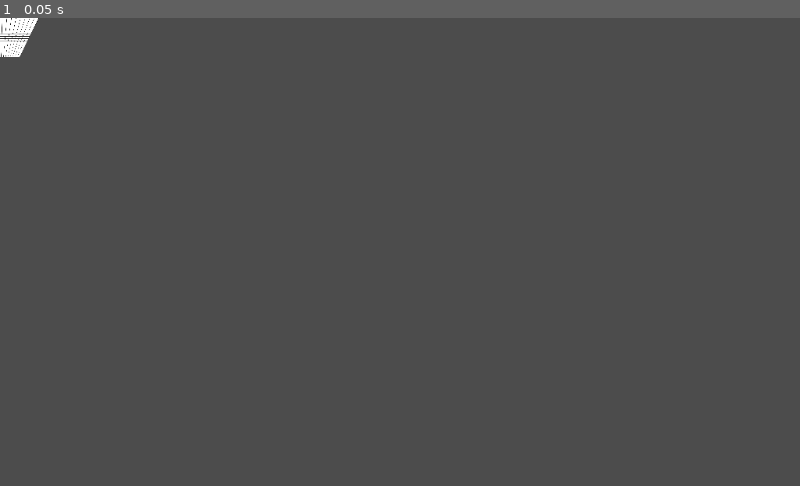
Above: before the commit, frame 1.
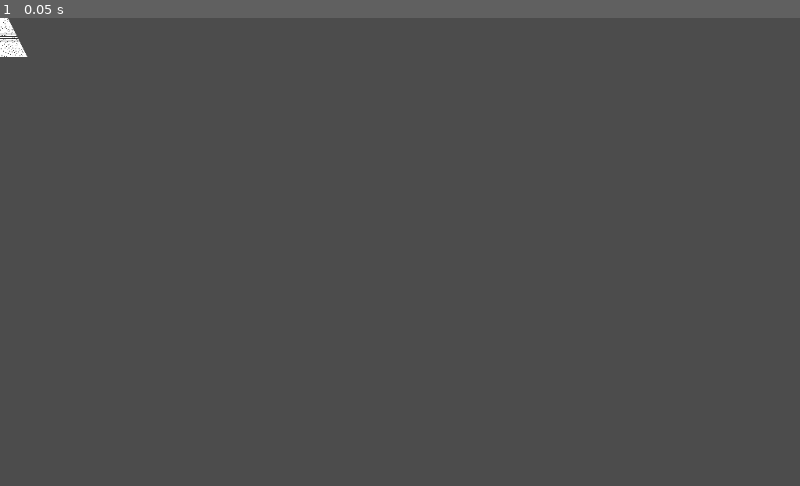
Above: after the commit, the same moment.

Repository: ledadu/gdttest
Game: Godot game, scene res://test-shader.tscn
The game is run twice, just before and just after one commit, with the same random seed, the same clock (stepped at 60 frames per second) and the same inputs. The engine's default icon, where the game draws it, is replaced by a stand-in: a white triangle on a blue panel in a dark square.
Inputs:
- Up to frame 1 (0.05 s): no input

The runs differ from the first frame. In frame 1, 0.2% of the frame differs, in the area x 0-5%, y 0-9%.

Commit message:
simplify input + oblique median

Diff:
--- a/TubeEl.gd
+++ b/TubeEl.gd
@@ -1,18 +1,25 @@
 extends Polygon2D
 tool
 
-export var start = Vector3() setget set_start
-export var end = Vector3() setget set_end
+
+export var startWidth = 10 setget set_start_width
+export var endWidth = 10 setget set_end_width
+export var end = Vector2() setget set_end
 
 export(Texture) var inputTexture setget set_texture
 
-func set_start(val):
-	start = val
+func set_start_width(val):
+	startWidth = val
 	updatePolygon()
 	updateUv()
 
 func set_end(val):
 	end = val
+	updatePolygon()
+	updateUv()
+
+func set_end_width(val):
+	endWidth = val
 	updatePolygon()
 	updateUv()
 
@@ -23,21 +30,22 @@
 	updateUv()
 
 func updatePolygon():
-	var median = [start - Vector3(start.z / 2, 0, 0), end - Vector3(start.z / 2, 0, 0)]
+	var median = [Vector2(-startWidth / 2, 0), Vector2(end.x - startWidth / 2, end.y)]
 
 	var polygon = PoolVector2Array()
-	polygon.append(Vector2(median[0].x - median[0].z / 2 + median[0].z / 2, median[0].y))
-	polygon.append(Vector2(median[0].x + median[0].z / 2 + median[0].z / 2, median[0].y))
+	polygon.append(Vector2(median[0].x - startWidth / 2 + startWidth / 2, median[0].y))
+	polygon.append(Vector2(median[0].x + startWidth / 2 + startWidth / 2, median[0].y))
 
-	polygon.append(Vector2(median[1].x + median[1].z / 2 + median[0].z / 2, median[1].y))
-	polygon.append(Vector2(median[1].x - median[1].z / 2 + median[0].z / 2, median[1].y))
+	polygon.append(Vector2(median[1].x + endWidth / 2 + startWidth / 2, median[1].y))
+	polygon.append(Vector2(median[1].x - endWidth / 2 + startWidth / 2, median[1].y))
 
 	set_polygon(polygon)
 
 	var material = get_material()
-	material.set_shader_param("widthU", median[0].z)
-	material.set_shader_param("widthD", median[1].z)
+	material.set_shader_param("widthU", startWidth)
+	material.set_shader_param("widthD", endWidth)
 	material.set_shader_param("height", median[1].y)
+	material.set_shader_param("downOffset", end.x)
 
 	material.set_shader_param("inputTexture", inputTexture)
 
--- a/test-shader.tscn
+++ b/test-shader.tscn
@@ -31,9 +31,11 @@
 [sub_resource type="Shader" id=3]
 code = "shader_type canvas_item;
 
-uniform float widthU  = 1.0;
-uniform float widthD  = 1.0;
-uniform float height  = 1.0;
+uniform float widthU     = 1.0;
+uniform float widthD     = 1.0;
+uniform float height     = 1.0;
+uniform float downOffset = 1.0;
+
 uniform sampler2D inputTexture;
 
 varying vec2 vert;
@@ -43,16 +45,17 @@
 }
 
 
-
 void fragment() {
 
-	float medianOffset = widthU / 2.0;
-	float xDifference  = widthU - widthD;
-	float widthRatio   = widthD / widthU;
-	float downRatio    = height / (xDifference / 2.0);
-	float xOffsetScale = (vert.x + medianOffset - vert.y / downRatio) / widthD;
-	float xFactor      = height / (height - vert.y * (xDifference / widthU));
-	float xx 		   = xOffsetScale * widthRatio * xFactor;
+	float medianOffset 	  = widthU / 2.0;
+	float xDifference  	  = widthU - widthD;
+	float widthRatio  	  = widthD / widthU;
+	float downOffsetRatio = height / (xDifference / 2.0);
+	float xTargetOffset   = 1.0 * downOffset * vert.y / height;
+	float xOffsetScale	  = (vert.x + medianOffset - vert.y / downOffsetRatio - xTargetOffset) / widthD;
+	float xFactor      	  = height / (height - vert.y * (xDifference / widthU));
+
+	float xx 		   	  = xOffsetScale * widthRatio * xFactor;
 
     vec4 col = vec4(xx, 0, 0.0, 1.0);
 //	COLOR = col;
@@ -62,9 +65,10 @@
 
 [sub_resource type="ShaderMaterial" id=4]
 shader = SubResource( 3 )
-shader_param/widthU = 100.0
-shader_param/widthD = 50.0
+shader_param/widthU = 20
+shader_param/widthD = 50
 shader_param/height = 50.0
+shader_param/downOffset = 10.0
 shader_param/inputTexture = ExtResource( 3 )
 
 [node name="Root" type="Node2D"]
@@ -108,9 +112,10 @@
 [node name="TubeEl" type="Polygon2D" parent="."]
 material = SubResource( 4 )
 texture = ExtResource( 3 )
-polygon = PoolVector2Array( -50, 0, 50, 0, 25, 50, -25, 50 )
+polygon = PoolVector2Array( -10, 0, 10, 0, 35, 50, -15, 50 )
 uv = PoolVector2Array( 0, 0, 580, 0, 580, 580, 0, 580 )
 script = ExtResource( 4 )
-start = Vector3( 0, 0, 100 )
-end = Vector3( 0, 50, 50 )
+startWidth = 20
+endWidth = 50
+end = Vector2( 10, 50 )
 inputTexture = ExtResource( 3 )
